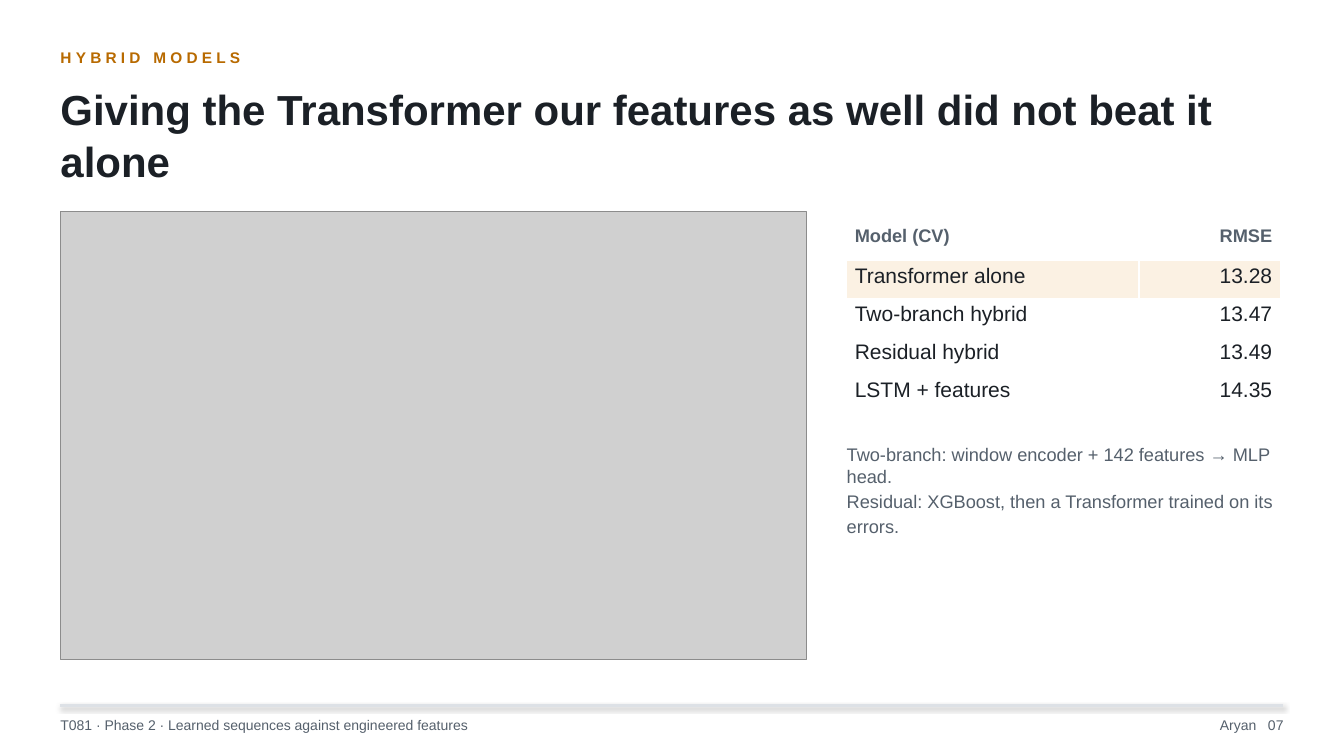
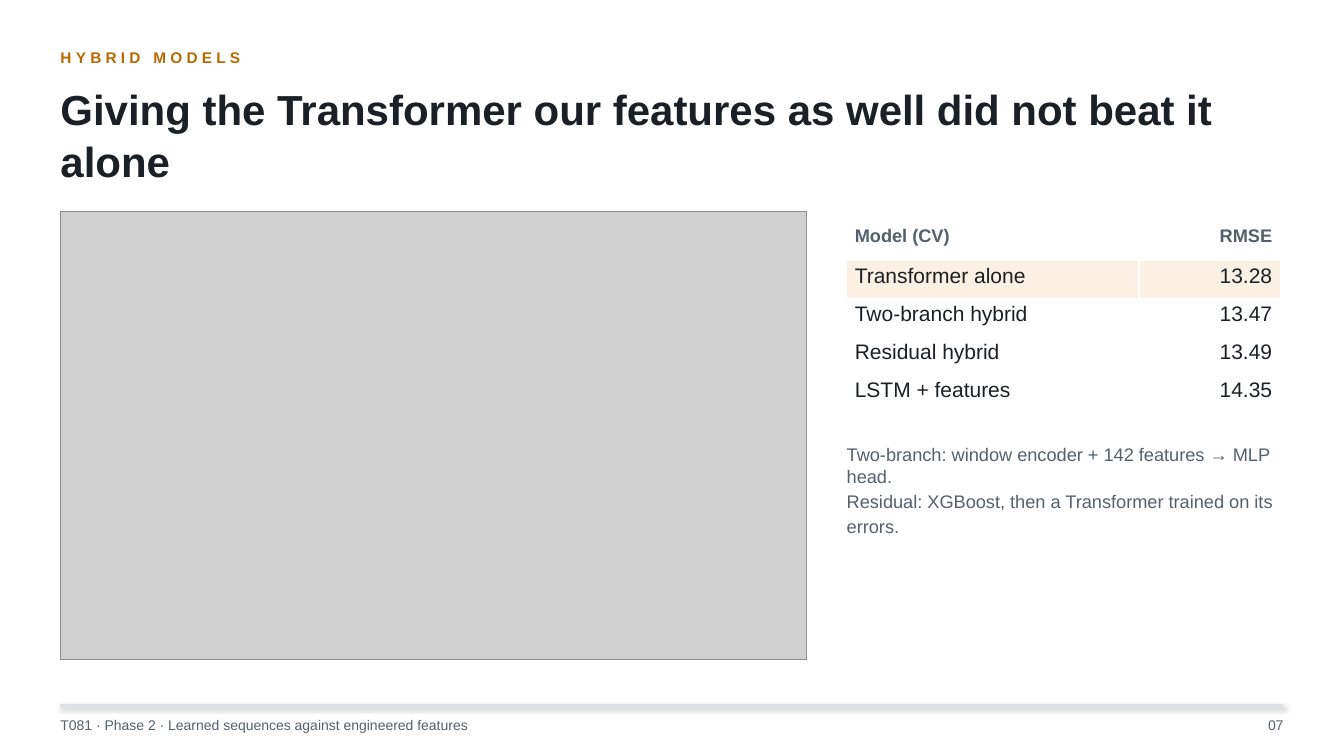
Before and after one commit to sarveshcore/t081-rul-prediction, a slide deck: slide 7 of slides/phase2_slides.pptx. Drawn at 1344x756 pixels with LibreOffice and Linux fonts; fonts in the diff are those of the drawing; grey boxes stand for pictures. Boxes give left, top, right and bottom in pixels: in the first picture for what was removed or moved away, otherwise in the second. Text is boxed around its words. In the diff, an @@ line names an element or a change of style, - is before the commit and + after.

```diff
--- a/slides/phase2_slides.pptx
+++ b/slides/phase2_slides.pptx
@@ text at <box>1268,720,1284,730</box>: text changed @@
-Aryan 07
+07
```
Also in this commit, not shown: 10 other slides changed, 3 other files.
